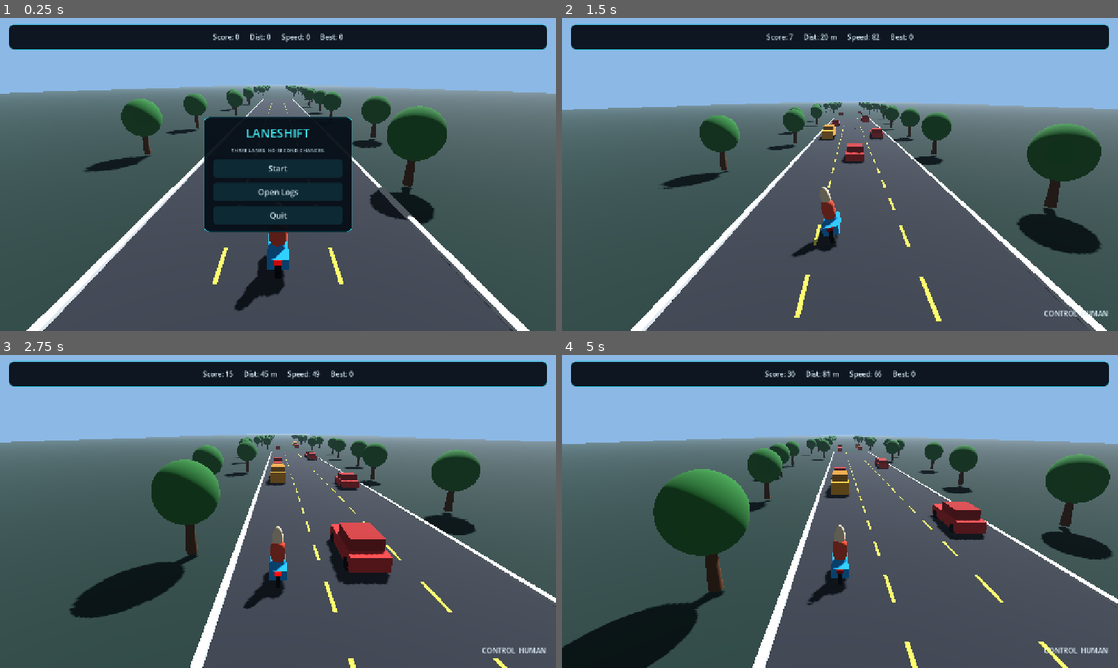
Above: before the commit, frames 1-4 (two rows, left to right).
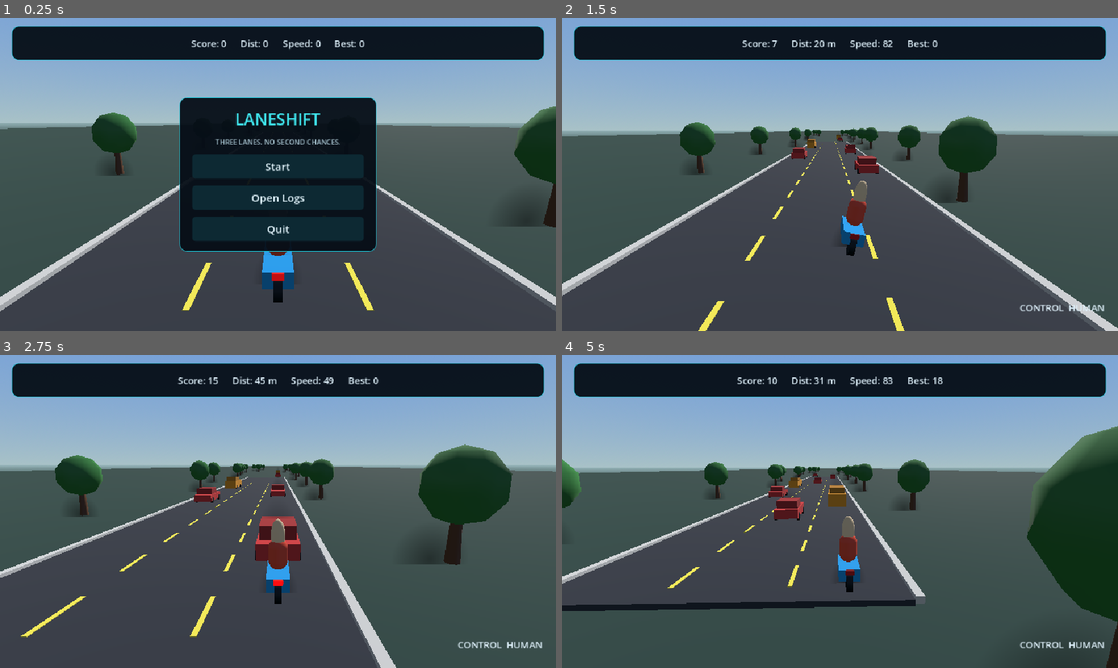
Above: after the commit, the same moments.

Repository: dp1x/laneshift
Game: Godot game, scene res://scenes/main.tscn
Two runs of this game, one before a commit and one after it. Both use one fixed random seed, a clock stepped at 60 frames per second and the inputs below.
Inputs (mouse positions are in pixels of both pictures, inside the frame that each line leads up to):
- Up to frame 1 (0.25 s): no input
- Up to frame 2 (1.5 s): click "Start" at 0.5 s; move the mouse to (962, 158) at 1.27 s; hold D from 1.28 s (still down); tap T at 1.35 s; click (962, 158) at 1.42 s
- Up to frame 3 (2.75 s): tap Space at 1.52, 2.27 s; move the mouse to (166, 527) at 2.02 s; release D at 2.03 s; hold Down from 2.03 s (still down); tap T at 2.1 s
- Up to frame 4 (5 s): move the mouse to (895, 442) at 2.77 s; release Down at 2.78 s; hold D 2.78-3.5 s; tap T at 2.85, 4.35 s; click (840, 489) at 3.5 s, where only the run after the commit has a clickable "Restart"; move the mouse to (812, 574) at 4.27 s; hold D from 4.28 s (still down); click (812, 574) at 4.42 s; tap Space at 4.52 s

The runs differ from the first frame. In frame 1, 34% of the frame differs, in the area x 0-100%, y 1-100%; in frame 2, 29%; in frame 3, 32%; in frame 4, 37%, in the area x 0-100%, y 0-100%.

Commit message:
fix: invert steering, cut render cost 6x, improve chase camera
The chase camera looks along +Z, so its screen-right vector is world -X. The
lane table had the driver's left at negative X, which made A/LEFT move the
motorcycle to the right on screen. Lane centres are now +4 (left), 0, -4
(right), with a regression test that compares camera-space positions.

Forward+ on a GPU-less Windows ARM64 box falls back to the Microsoft Basic
Render Driver, a software rasteriser, and measured 106 ms per frame at
1280x720 (about 5 FPS, pinning a core). The project now defaults to the
compatibility renderer at 960x540, drops the real-time shadow map in favour
of soft radial blob decals, and uses a procedural sky gradient because the
compatibility renderer has no depth fog. The same scene now costs 11-17 ms
per frame, about 30 FPS.

The chase camera is also lower and closer, so the motorcycle reads larger.

Diff:
--- a/project.godot
+++ b/project.godot
@@ -8,8 +8,8 @@
 config/icon="res://icon.svg"
 
 [display]
-window/size/viewport_width=1280
-window/size/viewport_height=720
+window/size/viewport_width=960
+window/size/viewport_height=540
 window/stretch/mode="canvas_items"
 
 [physics]
@@ -17,5 +17,7 @@
 common/max_physics_steps_per_frame=8
 
 [rendering]
-renderer/rendering_method="forward_plus"
-environment/defaults/default_clear_color=Color(0.55, 0.72, 0.9, 1)
+renderer/rendering_method="gl_compatibility"
+renderer/rendering_method.mobile="gl_compatibility"
+textures/vram_compression/import_etc2_astc=true
+anti_aliasing/quality/msaa_3d=0
--- a/scripts/main.gd
+++ b/scripts/main.gd
@@ -10,8 +10,8 @@
 	"base_speed": 20.0,
 	"max_speed": 28.0
 }
-const GROUND_SEGMENT_LENGTH := 2000.0
-const GROUND_SEGMENT_COUNT := 3
+const GROUND_SEGMENT_LENGTH := 3000.0
+const GROUND_SEGMENT_COUNT := 4
 const GROUND_RECYCLE_MARGIN := 250.0
 
 var sim: Simulation
@@ -24,6 +24,7 @@
 var road_root: Node3D
 var tree_root: Node3D
 var ground_segments: Array[MeshInstance3D] = []
+var blob_shadow_texture: GradientTexture2D = null
 
 var ui_layer: CanvasLayer
 var hud: Control
@@ -139,23 +140,28 @@
 	# lighting
 	var sun := DirectionalLight3D.new()
 	sun.rotation_degrees = Vector3(-45, -30, 0)
-	sun.shadow_enabled = true
+	# Real-time shadow maps are the single most expensive effect on a machine
+	# without a GPU, so shadows are drawn as cheap blob decals instead.
+	sun.shadow_enabled = false
 	sun.light_energy = 1.2
 	add_child(sun)
 	var env := WorldEnvironment.new()
 	var e := Environment.new()
-	e.background_mode = Environment.BG_COLOR
-	e.background_color = Color(0.55, 0.72, 0.9)
+	# The compatibility renderer has no depth fog, so the sky carries the haze:
+	# its horizon band is tinted to meet the ground colour.
+	var sky_material := ProceduralSkyMaterial.new()
+	sky_material.sky_top_color = Color(0.42, 0.6, 0.86)
+	sky_material.sky_horizon_color = Color(0.66, 0.76, 0.78)
+	sky_material.ground_horizon_color = Color(0.58, 0.7, 0.72)
+	sky_material.ground_bottom_color = Color(0.14, 0.22, 0.2)
+	sky_material.sun_angle_max = 40.0
+	var sky := Sky.new()
+	sky.sky_material = sky_material
+	e.background_mode = Environment.BG_SKY
+	e.sky = sky
 	e.ambient_light_source = Environment.AMBIENT_SOURCE_COLOR
 	e.ambient_light_color = Color(0.6, 0.65, 0.7)
 	e.ambient_light_energy = 0.4
-	# Distance fog hides the far edge of the recycled ground and gives the road depth.
-	e.fog_enabled = true
-	e.fog_light_color = Color(0.62, 0.75, 0.88)
-	e.fog_light_energy = 1.0
-	e.fog_density = 0.00042
-	e.fog_sky_affect = 0.0
-	e.fog_aerial_perspective = 0.0
 	env.environment = e
 	add_child(env)
 
@@ -163,7 +169,7 @@
 	road_root = Node3D.new()
 	add_child(road_root)
 	var ground_material := StandardMaterial3D.new()
-	ground_material.albedo_color = Color(0.12, 0.2, 0.18)
+	ground_material.albedo_color = Color(0.16, 0.25, 0.22)
 	for i in range(GROUND_SEGMENT_COUNT):
 		var ground := MeshInstance3D.new()
 		ground.name = "GroundSegment%d" % i
@@ -241,12 +247,42 @@
 	return seg
 
 func _build_trees() -> void:
-	for i in range(40):
+	for i in range(28):
 		var t := _create_tree()
 		var side := -1 if i % 2 == 0 else 1
-		t.position = Vector3(side * rng_visual.randf_range(8.0, 14.0), 0, i * 8.0 - 40.0)
+		t.position = Vector3(side * rng_visual.randf_range(8.0, 14.0), 0, i * 11.0 - 40.0)
 		tree_root.add_child(t)
 		tree_nodes.append(t)
+
+func _add_blob_shadow(parent: Node3D, size: Vector2, offset: Vector3 = Vector3.ZERO) -> void:
+	var shadow := MeshInstance3D.new()
+	var plane := PlaneMesh.new()
+	plane.size = size
+	shadow.mesh = plane
+	var material := StandardMaterial3D.new()
+	material.albedo_color = Color(0.05, 0.07, 0.06, 0.5)
+	material.albedo_texture = _blob_shadow_texture()
+	material.transparency = BaseMaterial3D.TRANSPARENCY_ALPHA
+	material.shading_mode = BaseMaterial3D.SHADING_MODE_UNSHADED
+	material.cull_mode = BaseMaterial3D.CULL_DISABLED
+	shadow.material_override = material
+	shadow.position = Vector3(offset.x, 0.02, offset.z)
+	shadow.rotation_degrees = Vector3(-90, 0, 0)
+	parent.add_child(shadow)
+
+func _blob_shadow_texture() -> GradientTexture2D:
+	if blob_shadow_texture == null:
+		var gradient := Gradient.new()
+		gradient.set_color(0, Color(0, 0, 0, 0.85))
+		gradient.set_color(1, Color(0, 0, 0, 0))
+		blob_shadow_texture = GradientTexture2D.new()
+		blob_shadow_texture.gradient = gradient
+		blob_shadow_texture.fill = GradientTexture2D.FILL_RADIAL
+		blob_shadow_texture.fill_from = Vector2(0.5, 0.5)
+		blob_shadow_texture.fill_to = Vector2(1.0, 0.5)
+		blob_shadow_texture.width = 64
+		blob_shadow_texture.height = 64
+	return blob_shadow_texture
 
 func _create_tree() -> Node3D:
 	var t := Node3D.new()
@@ -255,6 +291,8 @@
 	cm.top_radius = 0.2
 	cm.bottom_radius = 0.3
 	cm.height = 2.0
+	cm.radial_segments = 6
+	cm.rings = 1
 	trunk.mesh = cm
 	var tmat := StandardMaterial3D.new()
 	tmat.albedo_color = Color(0.35, 0.22, 0.12)
@@ -265,12 +303,15 @@
 	var sm := SphereMesh.new()
 	sm.radius = 1.6
 	sm.height = 3.2
+	sm.radial_segments = 8
+	sm.rings = 4
 	foliage.mesh = sm
 	var fmat := StandardMaterial3D.new()
 	fmat.albedo_color = Color(0.18, 0.45, 0.2)
 	foliage.material_override = fmat
 	foliage.position.y = 3.2
 	t.add_child(foliage)
+	_add_blob_shadow(t, Vector2(3.4, 3.4), Vector3(0.7, 0, 0.4))
 	return t
 
 func _create_motorcycle() -> Node3D:
@@ -320,6 +361,7 @@
 	head.material_override = hmat
 	head.position = Vector3(0, 1.9, 0)
 	root.add_child(head)
+	_add_blob_shadow(root, Vector2(1.3, 2.0))
 	tail_light = MeshInstance3D.new()
 	var light_mesh := BoxMesh.new()
 	light_mesh.size = Vector3(0.28, 0.16, 0.08)
@@ -371,6 +413,7 @@
 			wmat.albedo_color = Color(0.05, 0.05, 0.05)
 			w.material_override = wmat
 			root.add_child(w)
+	_add_blob_shadow(root, Vector2(2.2, 5.0 if not is_truck else 7.2))
 	return root
 
 func _build_ui() -> void:
@@ -993,19 +1036,19 @@
 
 func _recycle_trees() -> void:
 	for t in tree_nodes:
-		if t.position.z < sim.player_z - 40:
-			t.position.z += 40 * 8.0
+		while t.position.z < sim.player_z - 40:
+			t.position.z += 28 * 11.0
 			var side := -1 if t.position.x < 0 else 1
 			t.position.x = side * rng_visual.randf_range(8.0, 14.0)
 
 func _update_camera(force: bool) -> void:
 	var target := Vector3(sim.player_x, 0, sim.player_z)
-	var cam_pos := target + Vector3(0, 6, -8)
+	var cam_pos := target + Vector3(0, 4.0, -6.2)
 	if force:
 		camera.position = cam_pos
 	else:
-		camera.position = camera.position.lerp(cam_pos, 0.1)
-	camera.look_at(target + Vector3(0, 1, 7), Vector3.UP)
+		camera.position = camera.position.lerp(cam_pos, 0.12)
+	camera.look_at(target + Vector3(0, 1.1, 9.0), Vector3.UP)
 
 func _update_hud() -> void:
 	score_label.text = "Score: %.0f" % sim.score
--- a/scripts/sim/simulation.gd
+++ b/scripts/sim/simulation.gd
@@ -6,7 +6,11 @@
 signal scenario_initialized(info: Dictionary)
 signal vehicle_overtaken(vehicle_id: String)
 
-const LANE_CENTERS := [-4.0, 0.0, 4.0]
+# Lane index 0 is the leftmost lane as the driver sees it.
+# The chase camera looks along +Z, so its screen-right vector is world -X;
+# that puts the driver's left at positive X. Lane centers are therefore
+# +4 (left), 0 (centre), -4 (right) metres in world X.
+const LANE_CENTERS := [4.0, 0.0, -4.0]
 const LANE_COUNT := 3
 
 var seed_value: int = 1
--- a/tests/game_flow_test.gd
+++ b/tests/game_flow_test.gd
@@ -130,6 +130,7 @@
 				terminal_snapshot_count += 1
 		telemetry_file.close()
 	_check(terminal_snapshot_count == 1, "ended episode should persist exactly one terminal state, never repeated terminal ticks")
+	_check(_steering_matches_screen(game), "steering must move the player in the direction the player sees")
 	game.free()
 	if failures.is_empty():
 		print("GAME_FLOW_TESTS_PASS")
@@ -138,6 +139,20 @@
 		for failure in failures:
 			push_error(failure)
 		quit(1)
+
+func _steering_matches_screen(game) -> bool:
+	game.sim.reset(4242, {"traffic_density": 0.0})
+	game.sim.traffic.clear()
+	game.sim.next_spawn_z = 100000.0
+	game._update_camera(true)
+	var camera_forward: Vector3 = -game.camera.global_transform.basis.z
+	var screen_right: Vector3 = camera_forward.cross(Vector3.UP).normalized()
+	var before: float = (game.sim.get_snapshot()["player"]["position"]["x"] - game.camera.global_position.x) * screen_right.x
+	game.sim.apply_action("LEFT", 0.4, "human")
+	for i in range(40):
+		game.sim.step(1.0 / 60.0)
+	var after: float = (game.sim.get_snapshot()["player"]["position"]["x"] - game.camera.global_position.x) * screen_right.x
+	return after < before
 
 func _check(condition: bool, message: String) -> void:
 	if not condition:
--- a/tests/simulation_test.gd
+++ b/tests/simulation_test.gd
@@ -43,7 +43,8 @@
 	_check(sim.apply_action("LEFT", 0.4, "human"), "valid lane change should be accepted")
 	var initial_x: float = sim.player_x
 	sim.step(1.0 / 60.0)
-	_check(sim.player_x < initial_x, "lane change should move player laterally")
+	_check(sim.player_x != initial_x, "lane change should move player laterally")
+	_check(sim.player_x > initial_x, "a LEFT command must move toward the left lane centre")
 	_check(sim.player_lane == 1 and sim.player_target_lane == 0, "current lane must remain physical until transition completes")
 	var speed_before: float = sim.player_speed
 	_check(sim.apply_action("BRAKE", 0.5, "human"), "brake action should be accepted")
